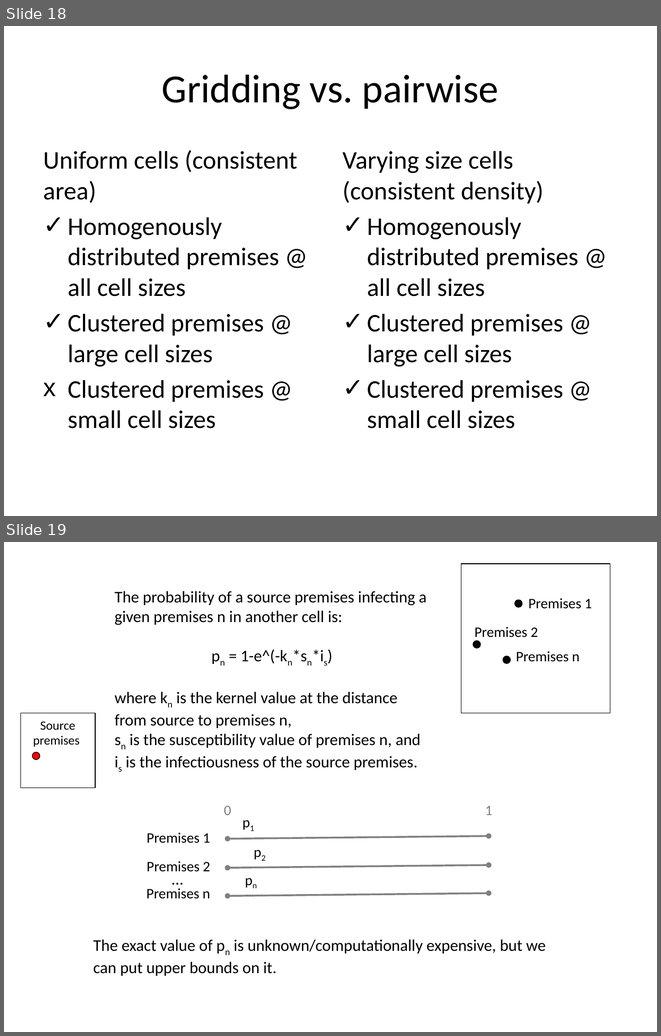
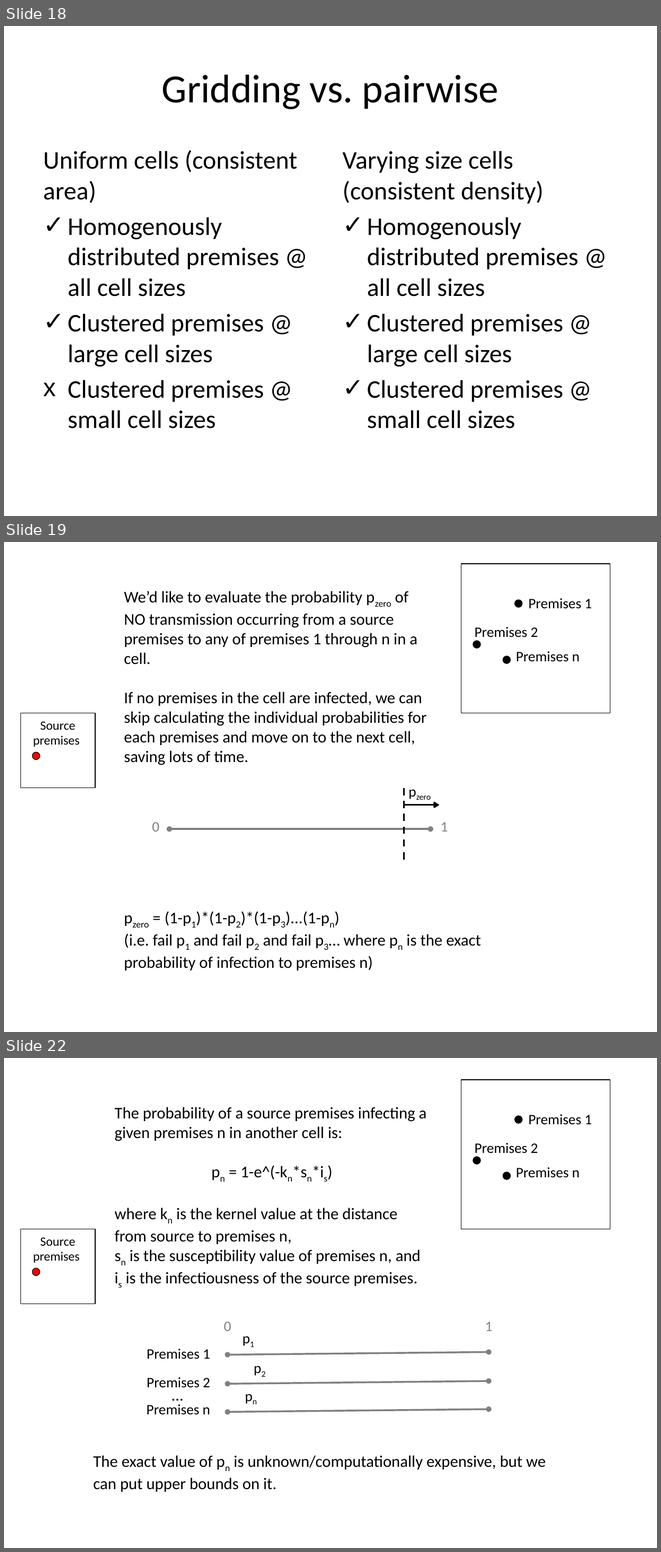
Before and after one commit to webblabb/usdosr, a slide deck: Schematics.pptx. Shown one above the other, each under a label of ours: slides 18 and 19 before the commit, slides 18, 19 and 22 after it; the slides between them are not shown. The pictures are 661x1036 and 661x1552 pixels, drawn with LibreOffice and Linux fonts; fonts in the diff are those of the drawing. Boxes give left, top, right and bottom in pixels: in the first picture for what was removed or moved away, otherwise in the second. Text is boxed around its words. In the diff, an @@ line names an element or a change of style, - is before the commit and + after.

```diff
--- a/Schematics.pptx
+++ b/Schematics.pptx
@@ slide 19 added at [4, 542, 657, 1032], background #FFFFFF @@
@@ rectangle added at [461, 564, 610, 713], outline #000000 0.75 pt @@
@@ text added at [124, 591, 427, 765], 18 pt, text #000000 @@
+We’d like to evaluate the probability pzero of NO transmission occurring from a source premises to any of premises 1 through n in a cell.
+If no premises in the cell are infected, we can skip calculating the individual probabilities for each premises and move on to the next cell, saving lots of time.
@@ ellipse added at [514, 599, 522, 607], fill #000000, outline #000000 0.75 pt @@
@@ text added at [528, 598, 592, 609], 16 pt, text #000000 @@
+Premises 1
@@ text added at [475, 627, 538, 641], 16 pt, text #000000 @@
+Premises 2
@@ ellipse added at [473, 641, 480, 649], fill #000000, outline #000000 0.75 pt @@
@@ text added at [516, 651, 580, 662], 16 pt, text #000000 @@
+Premises n
@@ ellipse added at [503, 656, 511, 664], fill #000000, outline #000000 0.75 pt @@
@@ rectangle added at [20, 713, 95, 787], outline #000000 0.75 pt @@
@@ text added at [33, 721, 80, 747], 14 pt, text #000000 @@
+Source premises
@@ ellipse added at [32, 752, 40, 760], fill #FF0000, outline #000000 0.75 pt @@
@@ text added at [392, 779, 438, 803], 16 pt, text #000000 @@
+pzero
@@ line added from (404, 788) to (404, 861), #000000 2 pt dashed @@
@@ arrow added from (404, 804) to (440, 804), #000000 2 pt @@
@@ text added at [152, 822, 159, 831], 16 pt, text #808080 @@
+0
@@ text added at [441, 822, 448, 831], 16 pt, text #808080 @@
+1
@@ double arrow added from (169, 829) to (430, 829), #808080 2 pt @@
@@ text added at [124, 911, 481, 970], 18 pt, text #000000 @@
+pzero = (1-p1)*(1-p2)*(1-p3)...(1-pn)
+(i.e. fail p1 and fail p2 and fail p3… where pn is the exact probability of infection to premises n)
@@ what was slide 19 is now slide 22 @@
```
Also in this commit, not shown: 8 slides changed, 2 other slides added, 9 other files.
